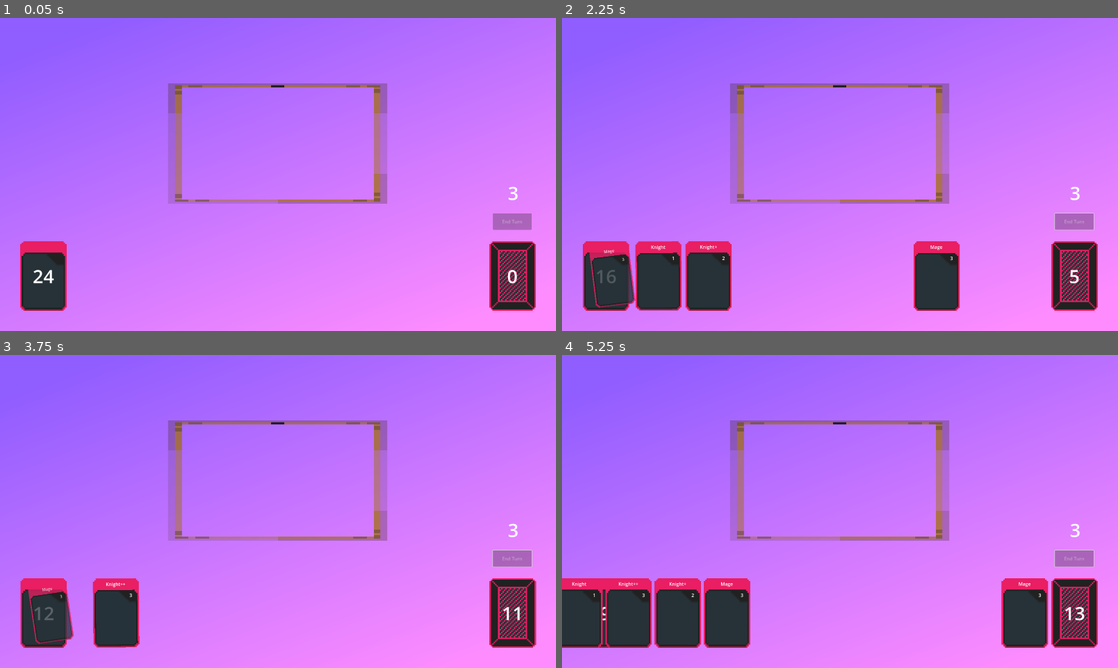
Above: before the commit, frames 1-4 (two rows, left to right).
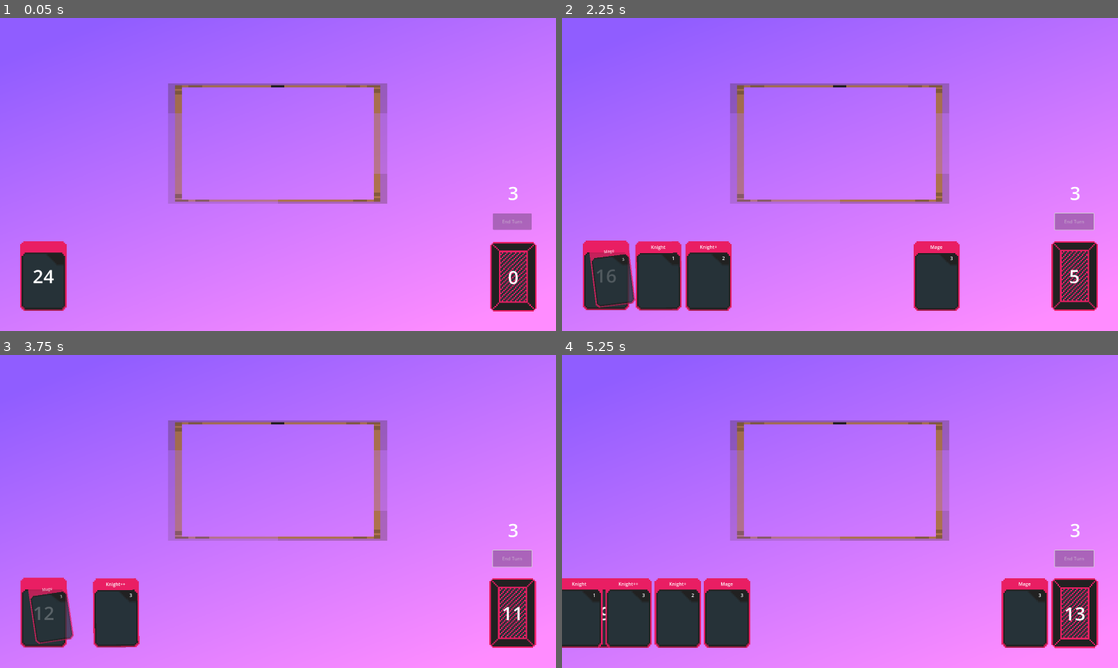
Above: after the commit, the same moments.

Repository: brandon-relentnet/deck-management
Game: Godot game, scene res://main.tscn
Two runs of this game, one before a commit and one after it. Both use one fixed random seed, a clock stepped at 60 frames per second and the inputs below.
Inputs (mouse positions are in pixels of both pictures, inside the frame that each line leads up to):
- Up to frame 1 (0.05 s): no input
- Up to frame 2 (2.25 s): drag from (706, 274) to (840, 143) at 0.52 s; click "End Turn" at 1.25 s; drag from (1073, 274) to (662, 274) at 2.02 s
- Up to frame 3 (3.75 s): click "End Turn" at 2.75 s; move the mouse to (511, 611) at 3.52 s; click (511, 611) at 3.67 s
- Up to frame 4 (5.25 s): drag from (1073, 611) to (778, 611) at 4.27 s; click "End Turn" at 5 s

The runs differ from the first frame. In frame 1, 1.1% of the frame differs, in the area x 88-97%, y 71-94%; in frame 2, less than 0.1%; in frame 3, less than 0.1%; in frame 4, 0.5%.

Commit message:
Created a draw pile view to see all the cards remaining in your draw.

Diff:
--- /dev/null
+++ b/draw_pile_view.gd
@@ -0,0 +1 @@
+extends CanvasLayer
--- a/main.tscn
+++ b/main.tscn
@@ -7,6 +7,7 @@
 [ext_resource type="Script" uid="uid://dtcece7lyqaaa" path="res://scripts/input_manager.gd" id="6_7mycd"]
 [ext_resource type="PackedScene" uid="uid://csw2g32wfd03q" path="res://scenes/discard.tscn" id="6_272bh"]
 [ext_resource type="PackedScene" uid="uid://ddd4e4gfmyeeh" path="res://scenes/turn_manager.tscn" id="7_272bh"]
+[ext_resource type="Script" uid="uid://c0kwn0u5jax75" path="res://draw_pile_view.gd" id="8_5vw27"]
 
 [sub_resource type="Gradient" id="Gradient_7mycd"]
 colors = PackedColorArray(0.564706, 0.364706, 1, 1, 1, 0.552941, 1, 1)
@@ -17,6 +18,9 @@
 height = 1080
 fill_from = Vector2(0.188073, 0)
 fill_to = Vector2(0.853211, 0.978593)
+
+[sub_resource type="StyleBoxFlat" id="StyleBoxFlat_5vw27"]
+bg_color = Color(0, 0, 0, 0.854902)
 
 [node name="Main" type="Node2D"]
 
@@ -46,4 +50,44 @@
 
 [node name="TurnManager" parent="." instance=ExtResource("7_272bh")]
 
+[node name="DrawPileView" type="CanvasLayer" parent="."]
+visible = false
+script = ExtResource("8_5vw27")
+
+[node name="ScrollContainer" type="ScrollContainer" parent="DrawPileView"]
+anchors_preset = 15
+anchor_right = 1.0
+anchor_bottom = 1.0
+grow_horizontal = 2
+grow_vertical = 2
+theme_override_styles/panel = SubResource("StyleBoxFlat_5vw27")
+horizontal_scroll_mode = 0
+
+[node name="MarginContainer" type="MarginContainer" parent="DrawPileView/ScrollContainer"]
+layout_mode = 2
+size_flags_horizontal = 3
+theme_override_constants/margin_left = 100
+theme_override_constants/margin_top = 100
+theme_override_constants/margin_right = 100
+theme_override_constants/margin_bottom = 100
+
+[node name="GridContainer" type="GridContainer" parent="DrawPileView/ScrollContainer/MarginContainer"]
+layout_mode = 2
+size_flags_horizontal = 4
+theme_override_constants/h_separation = 25
+theme_override_constants/v_separation = 25
+columns = 4
+
+[node name="CloseDrawPile" type="Button" parent="DrawPileView"]
+anchors_preset = 1
+anchor_left = 1.0
+anchor_right = 1.0
+offset_left = -123.0
+offset_top = 16.0
+offset_right = -18.0
+offset_bottom = 83.0
+grow_horizontal = 0
+text = "Close"
+
 [connection signal="pressed" from="TurnManager" to="CardManager" method="_on_turn_manager_pressed"]
+[connection signal="pressed" from="DrawPileView/CloseDrawPile" to="Deck" method="_on_close_draw_pile_pressed"]
--- a/scenes/deck.tscn
+++ b/scenes/deck.tscn
@@ -20,7 +20,6 @@
 collision_mask = 4
 
 [node name="CollisionShape2D" type="CollisionShape2D" parent="Area2D"]
-scale = Vector2(1, 1)
 shape = SubResource("RectangleShape2D_lquwl")
 
 [node name="RichTextLabel" type="RichTextLabel" parent="."]
--- a/scenes/discard.tscn
+++ b/scenes/discard.tscn
@@ -7,6 +7,8 @@
 size = Vector2(160, 240)
 
 [node name="Discard" type="Node2D"]
+light_mask = 32
+visibility_layer = 32
 script = ExtResource("1_m1mm0")
 
 [node name="Sprite2D" type="Sprite2D" parent="."]
@@ -15,10 +17,14 @@
 texture = ExtResource("2_m1mm0")
 
 [node name="Area2D" type="Area2D" parent="."]
+light_mask = 32
+visibility_layer = 32
 collision_layer = 4
 collision_mask = 4
 
 [node name="CollisionShape2D" type="CollisionShape2D" parent="Area2D"]
+light_mask = 32
+visibility_layer = 32
 shape = SubResource("RectangleShape2D_5vw27")
 
 [node name="RichTextLabel" type="RichTextLabel" parent="."]
--- a/scripts/card_manager.gd
+++ b/scripts/card_manager.gd
@@ -12,6 +12,7 @@
 var is_hovering_on_card: bool = false  # Tracks if the cursor is hovering over any card
 var player_hand_reference: Node2D      # Reference to the player's hand node
 var turn_manager: Node                # Reference to turn manager for easy access
+var input_manager: Node               # Add a reference to input manager
 
 # Called when the node enters the scene tree
 func _ready() -> void:
@@ -19,6 +20,7 @@
 	screen_size = get_viewport_rect().size
 	player_hand_reference = $"../PlayerHand"
 	turn_manager = $"../TurnManager"
+	input_manager = $"../InputManager"
 
 	# Connect to input manager's mouse release signal
 	$"../InputManager".connect("left_mouse_button_released", on_left_click_released)
@@ -141,6 +143,10 @@
 
 # Handler for when the mouse enters a card's area
 func on_hovered_over_card(card: Node2D) -> void:
+	# Skip hover effects if draw pile view is open
+	if input_manager.draw_pile_view_open:
+		return
+
 	# Only update if we weren't already hovering over a card
 	if not is_hovering_on_card:
 		is_hovering_on_card = true
@@ -148,6 +154,10 @@
 
 # Handler for when the mouse exits a card's area
 func on_hovered_off_card(card: Node2D) -> void:
+	# Skip hover effects if draw pile view is open
+	if input_manager.draw_pile_view_open:
+		return
+
 	# Ignore hover-off events while dragging
 	if card_being_dragged:
 		return
--- a/scripts/deck.gd
+++ b/scripts/deck.gd
@@ -1,4 +1,7 @@
 extends Node2D
+
+signal draw_pile_opened
+signal draw_pile_closed
 
 # Constants for card creation and animation
 const CARD_SCENE_PATH = "res://scenes/card.tscn"  # Path to the card scene file
@@ -116,13 +119,52 @@
 	if player_deck.size() == 0:
 		disable_deck()
 
+func view_draw_pile() -> void:
+	print("Viewing the draw pile")
+	emit_signal("draw_pile_opened")
+	# First, clear any existing cards in the view
+	for child in $"../DrawPileView/ScrollContainer/MarginContainer/GridContainer".get_children():
+		child.queue_free()
+
+	# Create a visual representation for each card in the draw pile
+	for card_id in player_deck:
+		var new_card = card_scene.instantiate()
+		new_card.setup_from_id(card_id)
+
+		# Important: Make the card work properly in a UI container
+		# new_card.scale = Vector2(0.5, 0.5)  # Scale down the card
+		new_card.rotation_degrees = 0  # Reset rotation to avoid UI issues
+
+		# Cards need a minimum size to render properly in HBoxContainer
+		var control = Control.new()
+		control.custom_minimum_size = Vector2(160, 240) # Adjust based on your card size
+		control.add_child(new_card)
+
+		# Position the card within its Control container
+		new_card.position = Vector2(60, 90) # Half the minimum size
+
+		$"../DrawPileView/ScrollContainer/MarginContainer/GridContainer".add_child(control)
+
+		# Disable dragging or other interactions for these preview cards
+		if new_card.has_node("Area2D"):
+			new_card.get_node("Area2D").input_pickable = false
+
+	# Make sure the TextureRect is visible
+	$"../DrawPileView".visible = true
+
+func close_draw_pile() -> void:
+	print("Closing the draw pile view")
+	$"../DrawPileView".visible = false
+	# Re-enable game clicks
+	emit_signal("draw_pile_closed")
+
 func apply_deck_shake() -> void:
 	# Create a small shake animation for the deck
 	var tween = create_tween()
 	var original_pos = position
 
 	# Quick back-and-forth movement
-	tween.tween_property(self, "position", original_pos + Vector2(3, 0), 0.05)
+	tween.tween_property(self, "position", original_pos + Vector2(3, -3), 0.05)
 	tween.tween_property(self, "position", original_pos, 0.05)
 
 func move_discard_to_draw() -> void:
@@ -251,3 +293,7 @@
 
 	# Shuffle the deck
 	player_deck.shuffle()
+
+
+func _on_close_draw_pile_pressed() -> void:
+	close_draw_pile()
--- a/scripts/discard.gd
+++ b/scripts/discard.gd
@@ -8,8 +8,6 @@
 	# If you have a sprite for the discard pile, make sure it has a higher z-index
 	if has_node("Sprite2D"):
 		$Sprite2D.z_index = 20  # Set this to a higher value
-	elif has_node("TextureRect"):
-		$TextureRect.z_index = 20  # Alternative if using TextureRect
 
 	# Make sure this node's z-index is also high to affect child nodes
 	z_index = 20
@@ -17,8 +15,18 @@
 	# Initialize the discard counter display
 	update_discard_display()
 
+func apply_discard_shake() -> void:
+	# Create a small shake animation for the deck
+	var tween = create_tween()
+	var original_pos = position
+
+	# Quick back-and-forth movement
+	tween.tween_property(self, "position", original_pos + Vector2(3, 3), 0.05)
+	tween.tween_property(self, "position", original_pos, 0.05)
+
 # Updates the visual counter showing how many cards are in the discard pile
 func update_discard_display() -> void:
+	apply_discard_shake()
 	if has_node("RichTextLabel"):
 		$RichTextLabel.text = str(discard_pile.size())
 		# Ensure counter is visible above everything
--- a/scripts/input_manager.gd
+++ b/scripts/input_manager.gd
@@ -7,19 +7,36 @@
 # Collision mask constants for detecting different game objects
 const COLLISION_MASK_CARD = 1  # Used to identify cards
 const COLLISION_MASK_DECK = 4  # Used to identify the deck
+const COLLISION_MASK_DISCARD = 4  # Currently sharing the same mask as deck
 
 # References to other nodes
 var card_manager_reference: Node2D
 var deck_reference: Node2D
+var discard_reference: Node2D
+var draw_pile_view_open = false
 
 # Called when the node enters the scene tree
 func _ready() -> void:
 	# Get references to required nodes
 	card_manager_reference = $"../CardManager"
 	deck_reference = $"../Deck"
+	discard_reference = $"../Discard"
+
+	# Connect to signals
+	deck_reference.connect("draw_pile_opened", Callable(self, "_on_draw_pile_opened"))
+	deck_reference.connect("draw_pile_closed", Callable(self, "_on_draw_pile_closed"))
+
+func _on_draw_pile_opened() -> void:
+	draw_pile_view_open = true
+
+func _on_draw_pile_closed() -> void:
+	draw_pile_view_open = false
 
 # Process all input events
 func _input(event: InputEvent) -> void:
+	if draw_pile_view_open:
+		return
+
 	# Early return if this isn't a left mouse button event
 	if not (event is InputEventMouseButton and event.button_index == MOUSE_BUTTON_LEFT):
 		return
@@ -31,6 +48,9 @@
 	else:
 		# Handle mouse button up
 		emit_signal("left_mouse_button_released")
+
+func set_draw_pile_view_state(is_open: bool) -> void:
+	draw_pile_view_open = is_open
 
 # Detect and handle objects under the cursor when mouse is clicked
 func raycast_at_cursor() -> void:
@@ -47,15 +67,23 @@
 	if result.size() == 0:
 		return
 
-	# Get the collision mask to determine what type of object was clicked
-	var result_collision_mask = result[0].collider.collision_mask
+	# Get the collision object and its parent node
+	var collider = result[0].collider
+	var parent_node = collider.get_parent()
 
-	if result_collision_mask == COLLISION_MASK_CARD:
+	# Check what type of object was clicked by comparing with actual node references
+	if collider.collision_mask == COLLISION_MASK_CARD:
 		# Handle card click
-		var card_found = result[0].collider.get_parent()
+		var card_found = parent_node
 		if card_found:
 			card_manager_reference.start_drag(card_found)
-	elif result_collision_mask == COLLISION_MASK_DECK:
-		# Handle deck click
-		deck_reference.draw_card()
-		print("this is where you would view your draw pile")
+	elif collider.collision_mask == COLLISION_MASK_DECK:
+		# Now we need to determine if this is the deck or discard pile
+		if parent_node == deck_reference:
+			# This is the actual deck - handle deck click
+			# deck_reference.draw_card()
+			deck_reference.view_draw_pile()
+		elif parent_node == discard_reference:
+			# This is the discard pile
+			print("Viewing the discard pile")
+			# Add discard pile functionality here if needed
Not shown, added: draw_pile_view.gd.uid
Not shown: 1 places in main.tscn that only renumber resources
